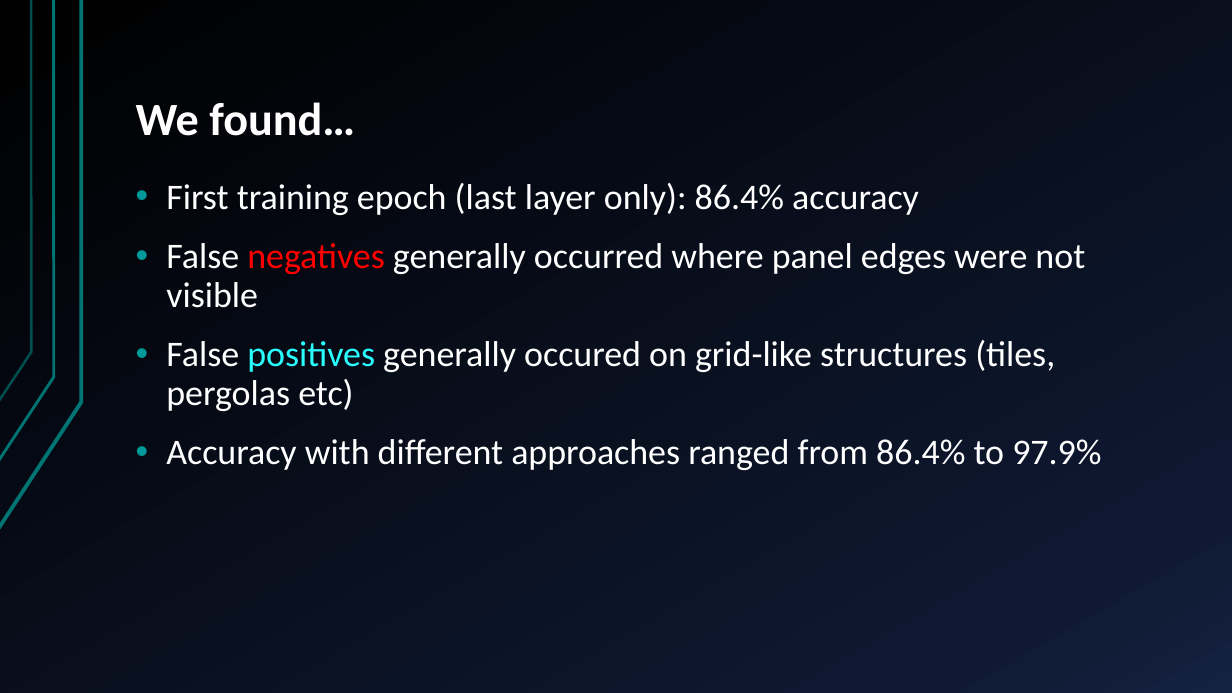
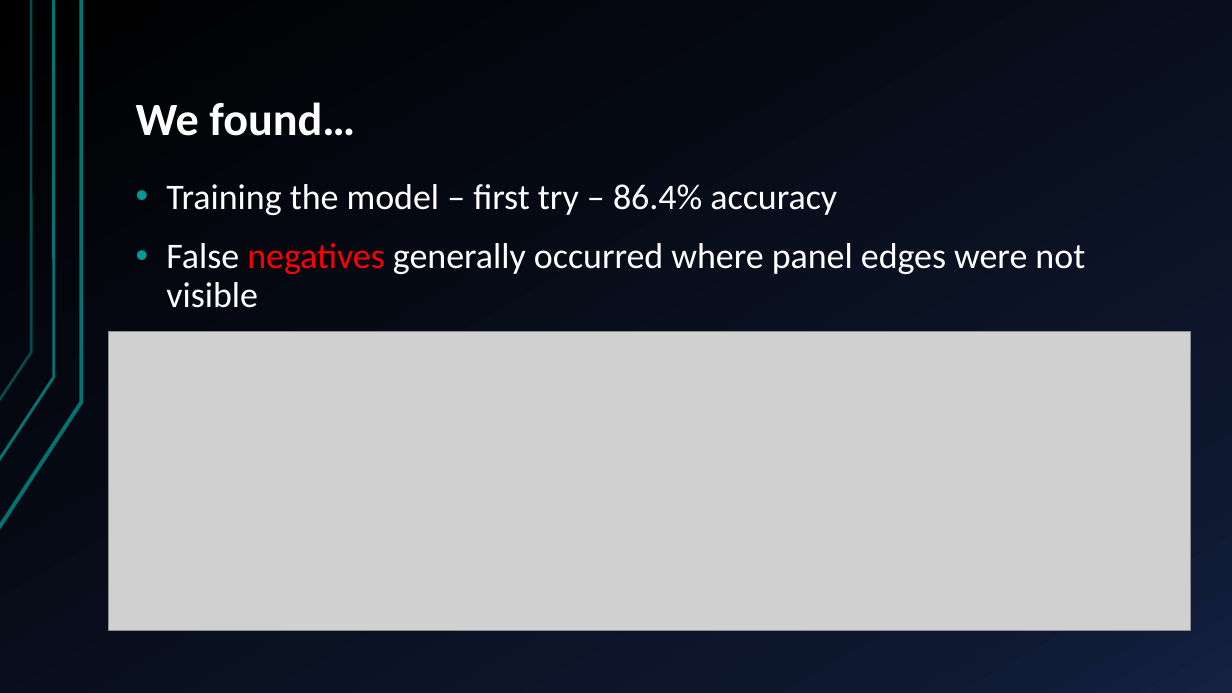
Before and after one commit to sofiary/teamunicornn, a slide deck: slide 23 of Western Power Hack-a-Gig Presentation.pptx. Drawn at 1232x693 pixels with LibreOffice and Linux fonts; fonts in the diff are those of the drawing; grey boxes stand for pictures. Boxes give left, top, right and bottom in pixels: in the first picture for what was removed or moved away, otherwise in the second. Text is boxed around its words. In the diff, an @@ line names an element or a change of style, - is before the commit and + after.

```diff
--- a/Western Power Hack-a-Gig Presentation.pptx
+++ b/Western Power Hack-a-Gig Presentation.pptx
@@ text at box(166, 184, 837, 215): text changed @@
-• First training epoch (last layer only): 86.4% accuracy
+• Training the model – first try – 86.4% accuracy
@@ picture added at box(109, 332, 1191, 630) @@
@@ text at box(166, 340, 1101, 470): paragraphs removed @@
-• False positives generally occured on grid-like structures (tiles, pergolas etc)
-• Accuracy with different approaches ranged from 86.4% to 97.9%
```
Also in this commit, not shown: 6 other slides changed, 5 slides added, 3 slides removed.
